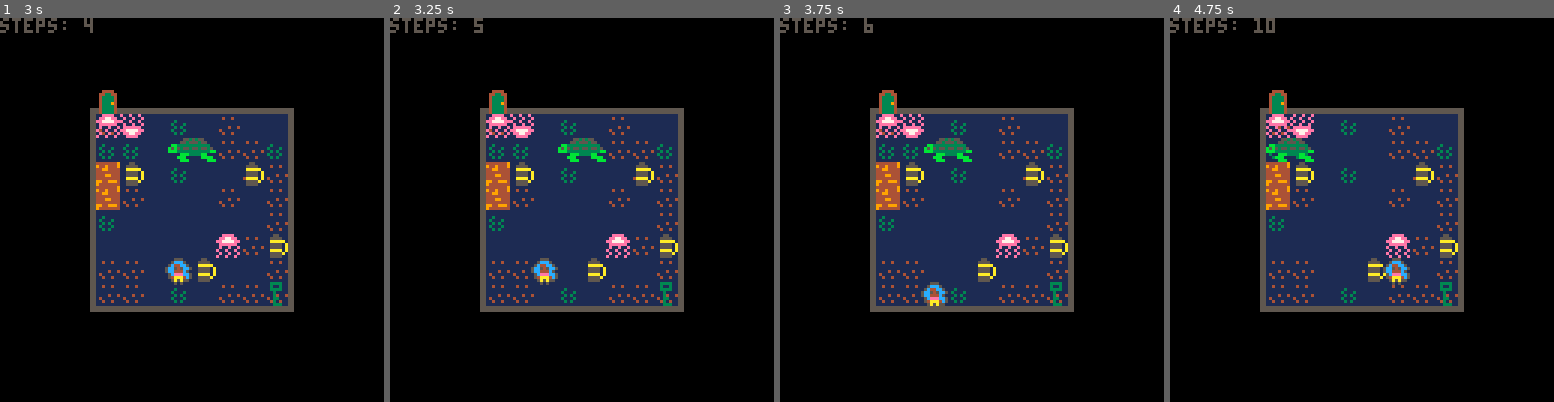
Above: before the commit, frames 1-4 (left to right).
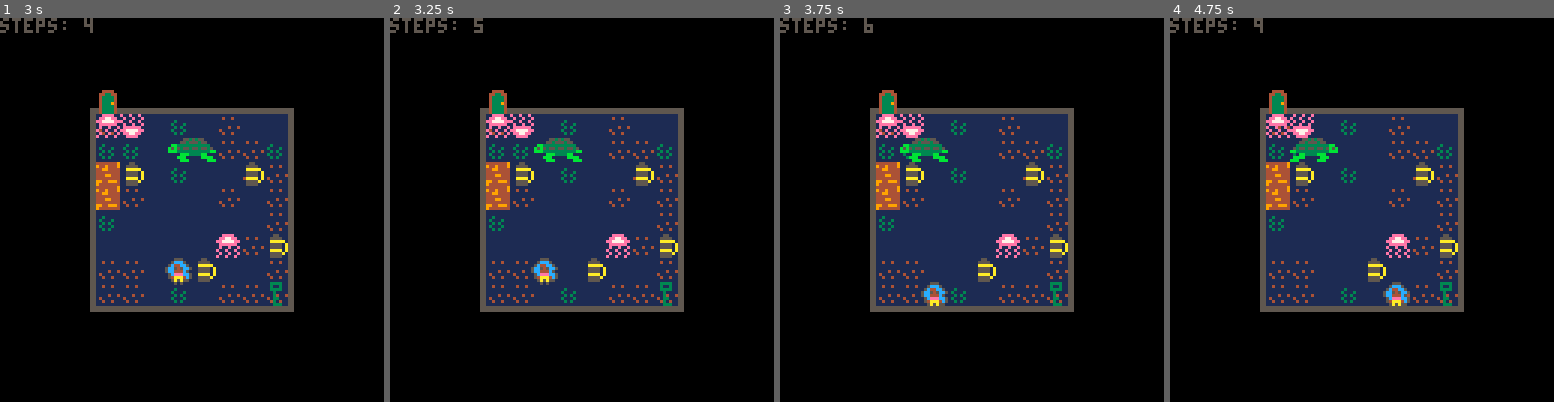
Above: after the commit, the same moments.

Repository: avalkyrie/zoo-game
Game: PICO-8 cartridge zoo.p8
Two runs of this game, one before a commit and one after it. Both use one fixed random seed, a clock stepped at 60 frames per second and the inputs below.
Inputs:
- Up to frame 1 (3 s): tap X (X key) at 0.33, 1.07, 1.85, 2.97 s; tap O (Z key) at 0.7, 1.7, 2.1, 2.5, 2.9 s; hold Right 1.6-2.1 s; hold Up 2.15-2.42 s; hold Right from 2.47 s (still down)
- Up to frame 2 (3.25 s): release Right at 3.03 s; hold Left from 3.08 s (still down)
- Up to frame 3 (3.75 s): tap O (Z key) at 3.3, 3.7 s; release Left at 3.58 s; hold Down from 3.63 s (still down)
- Up to frame 4 (4.75 s): release Down at 3.97 s; hold Right 4.02-4.68 s; tap X (X key) at 4.08 s; tap O (Z key) at 4.1, 4.5 s; hold Up from 4.73 s (still down)

Frame 1 is identical in both runs. In frame 2, 0.7% of the frame differs, in the area x 37-57%, y 31-38%; in frame 3, 0.7%; in frame 4, 1.5%, in the area x 21-63%, y 0-75%.

Commit message:
Fix bug where spamming the arrow keys causes animal movement to get skipped.

Diff:
--- a/zoo.p8
+++ b/zoo.p8
@@ -493,11 +493,7 @@
 		-- z/x to reset?
 	--end
 
-	-- update game
 	if (state.menu != game) return
-
-	local dx = 0
-	local dy = 0
 
 	-- delay slightly after player death
 	if (player.delay > 0) then
@@ -530,6 +526,8 @@
 			checkanimaleaten()
 			return
 		end
+
+		return
 	end
 
 	-- player is sliding on ice, so update animation until we stop
@@ -559,6 +557,8 @@
 		if (b == 0) b = player.buff
 		player.buff = 0
 
+		local dx = 0
+		local dy = 0
 		if (band(b, 0x1) > 0) then
 			dx=-1
 		elseif (band(b, 0x2) > 0) then
